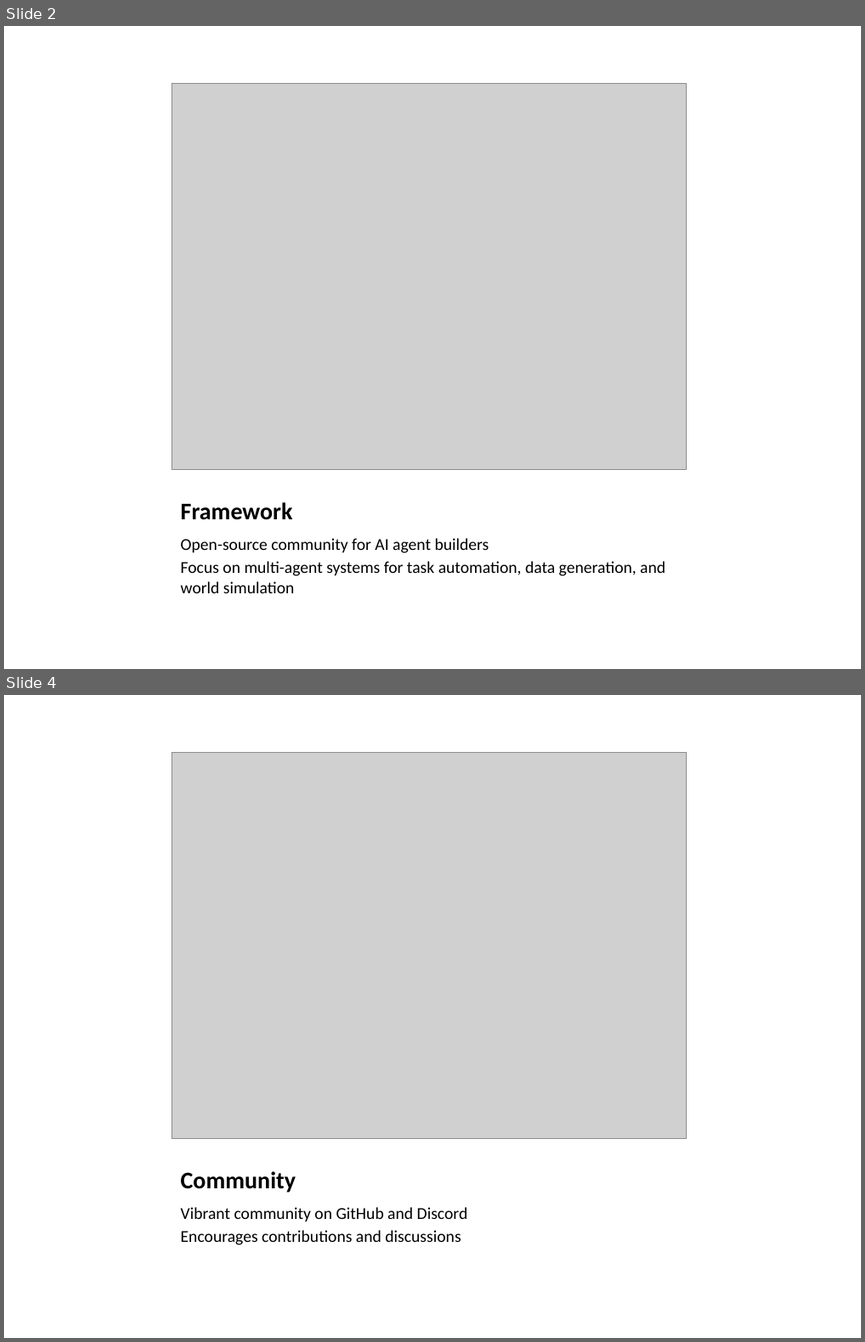
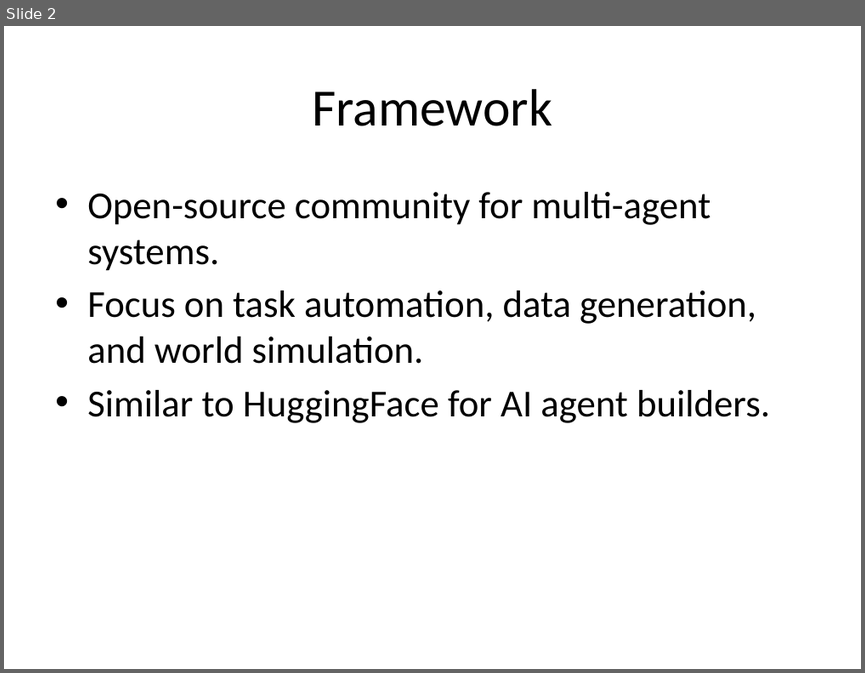
Before and after one commit to echo-yiyiyi/camel, a slide deck: pptx_outputs/CAMEL-AI_Presentation.pptx. Shown one above the other, each under a label of ours: slides 2 and 4 before the commit, slide 2 after it; the slides between them are not shown. The pictures are 865x1342 and 865x673 pixels, drawn with LibreOffice and Linux fonts; fonts in the diff are those of the drawing; grey boxes stand for pictures. Boxes give left, top, right and bottom in pixels: in the first picture for what was removed or moved away, otherwise in the second. Text is boxed around its words. In the diff, an @@ line names an element or a change of style, - is before the commit and + after.

```diff
--- a/pptx_outputs/CAMEL-AI_Presentation.pptx
+++ b/pptx_outputs/CAMEL-AI_Presentation.pptx
@@ slide 4 removed at (4,695,861,1338), background #FFFFFF @@
@@ picture removed at (172,753,686,1138) @@
@@ title removed at (181,1171,296,1192) @@
-Community
@@ text removed at (181,1207,468,1245) @@
-Vibrant community on GitHub and Discord
-Encourages contributions and discussions
@@ slide 2 changed as well @@
@@ title "Framework": place and size @@
-title "Framework" at (181,502,293,520)
+title "Framework" at (312,89,552,126)
@@ title "Framework" at (312,89,552,126): size 20 to 44 pt, bold off; alignment left to centre; vertical alignment bottom to middle @@
@@ picture removed at (172,84,686,469) @@
@@ text at (87,192,770,423): text changed; size 14 to 32 pt @@
-Open-source community for AI agent builders
-Focus on multi-agent systems for task automation, data generation, and world simulation
+• Open-source community for multi-agent systems.
+• Focus on task automation, data generation, and world simulation.
+• Similar to HuggingFace for AI agent builders.
```
Also in this commit, not shown: 1 other slide changed, 3 slides added, 2 other slides removed, 53 other files.
